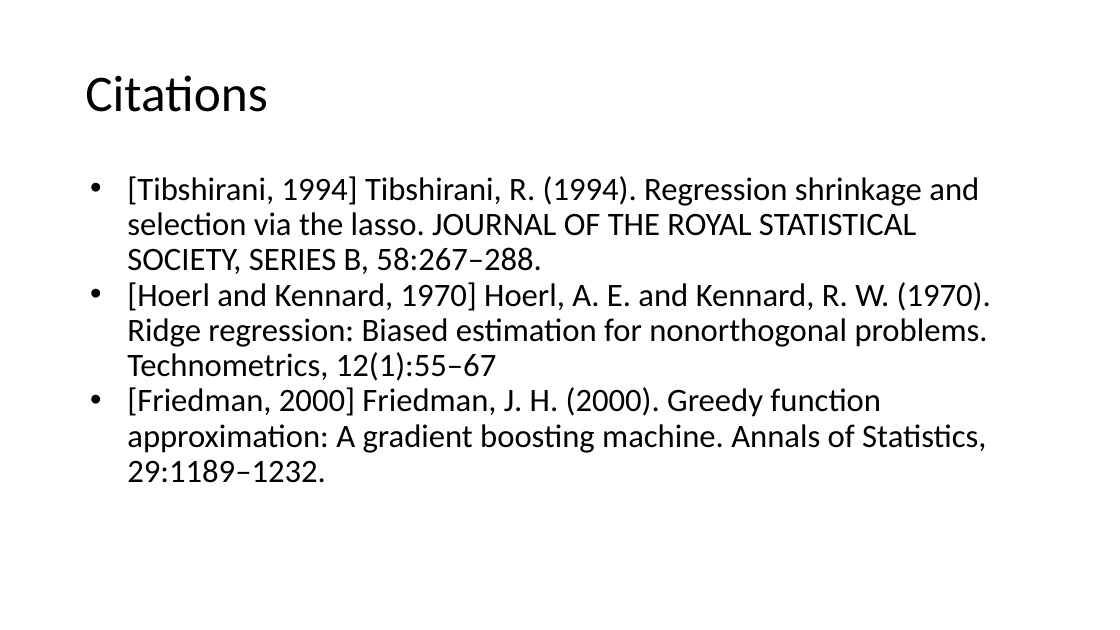
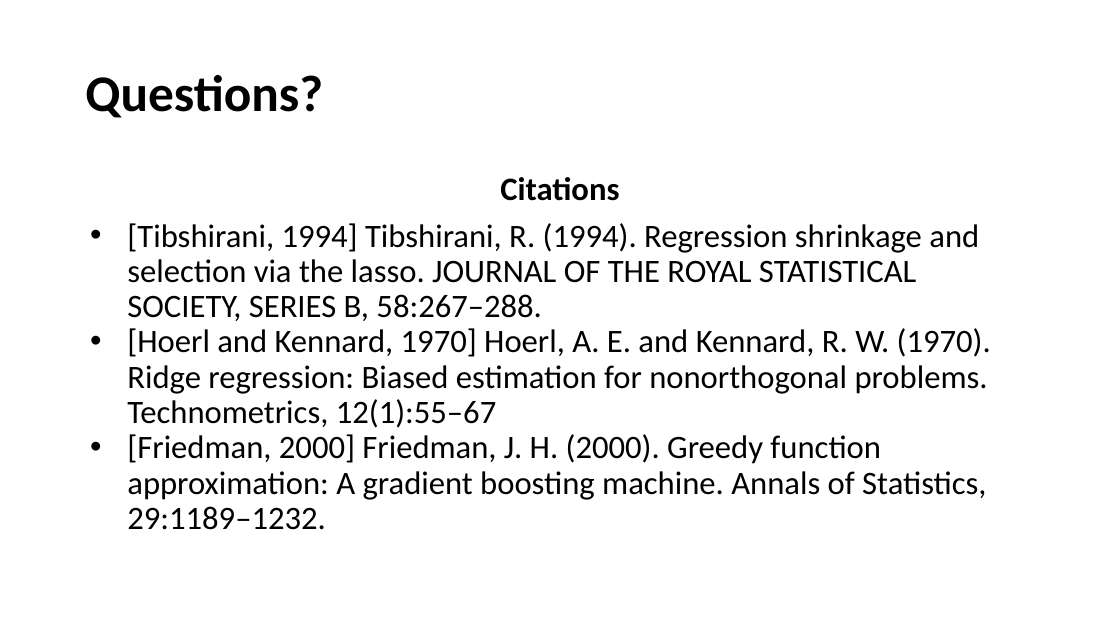
Before and after one commit to jakerhodes/gitFolder, a slide deck: slide 6 of Presentation-draft.pptx. Drawn at 1120x630 pixels with LibreOffice and Linux fonts; fonts in the diff are those of the drawing. Boxes give left, top, right and bottom in pixels: in the first picture for what was removed or moved away, otherwise in the second. Text is boxed around its words. In the diff, an @@ line names an element or a change of style, - is before the commit and + after.

```diff
--- a/Presentation-draft.pptx
+++ b/Presentation-draft.pptx
@@ title at box(85, 75, 323, 118): text changed; bold on @@
-Citations
+Questions?
@@ text at box(500, 177, 619, 201): paragraph added @@
+Citations
```
Also in this commit, not shown: 1 other slide changed, 1 slide removed.
